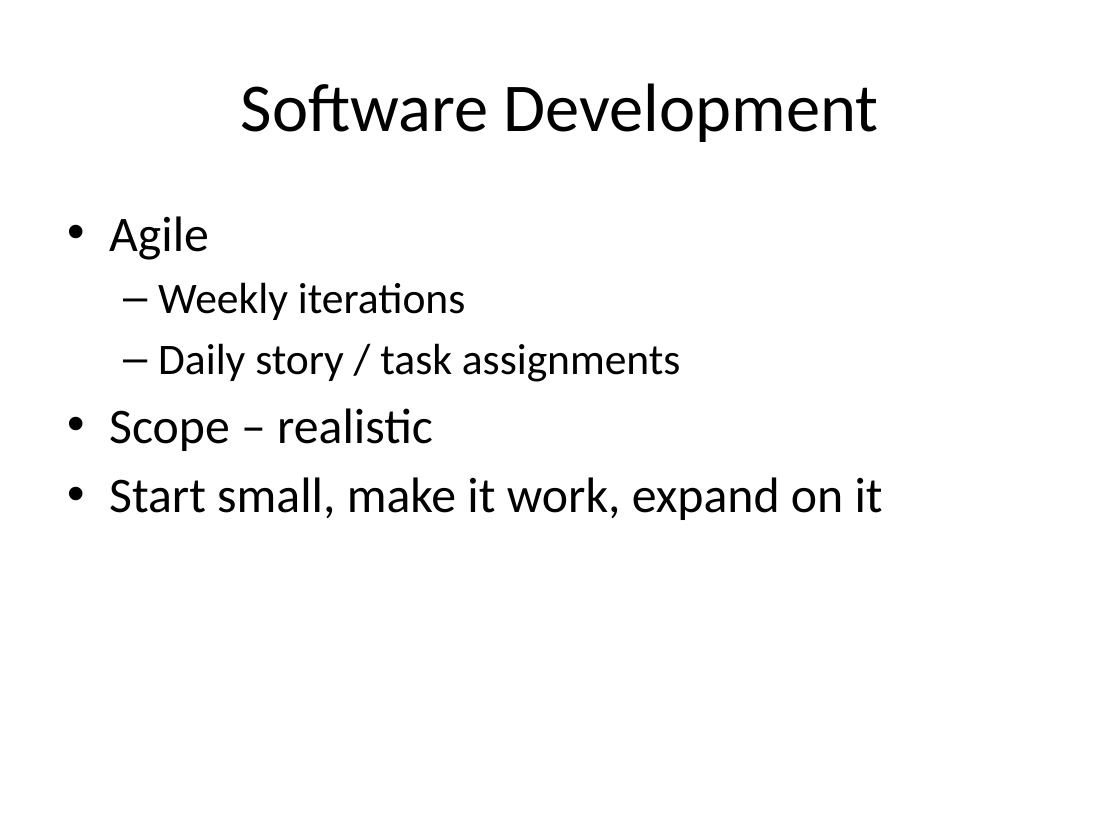
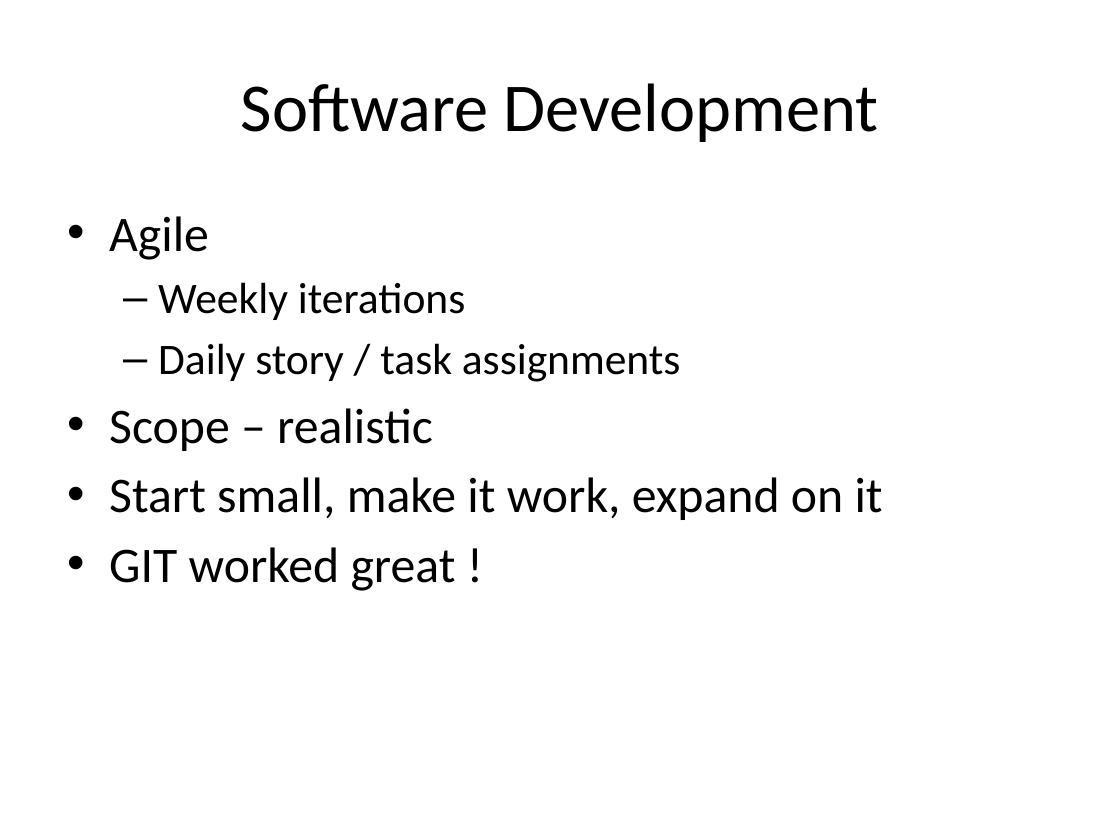
Before and after one commit to dreamer42/SEIS752-Vacation, a slide deck: slide 13 of docs/Presentation.pptx. Drawn at 1120x840 pixels with LibreOffice and Linux fonts; fonts in the diff are those of the drawing. Boxes give left, top, right and bottom in pixels: in the first picture for what was removed or moved away, otherwise in the second. Text is boxed around its words. In the diff, an @@ line names an element or a change of style, - is before the commit and + after.

```diff
--- a/docs/Presentation.pptx
+++ b/docs/Presentation.pptx
@@ text at bbox=[109, 547, 456, 591]: paragraph added @@
+• GIT worked great !
```
Also in this commit, not shown: 4 other slides changed, 3 slides added, 2 other files.
